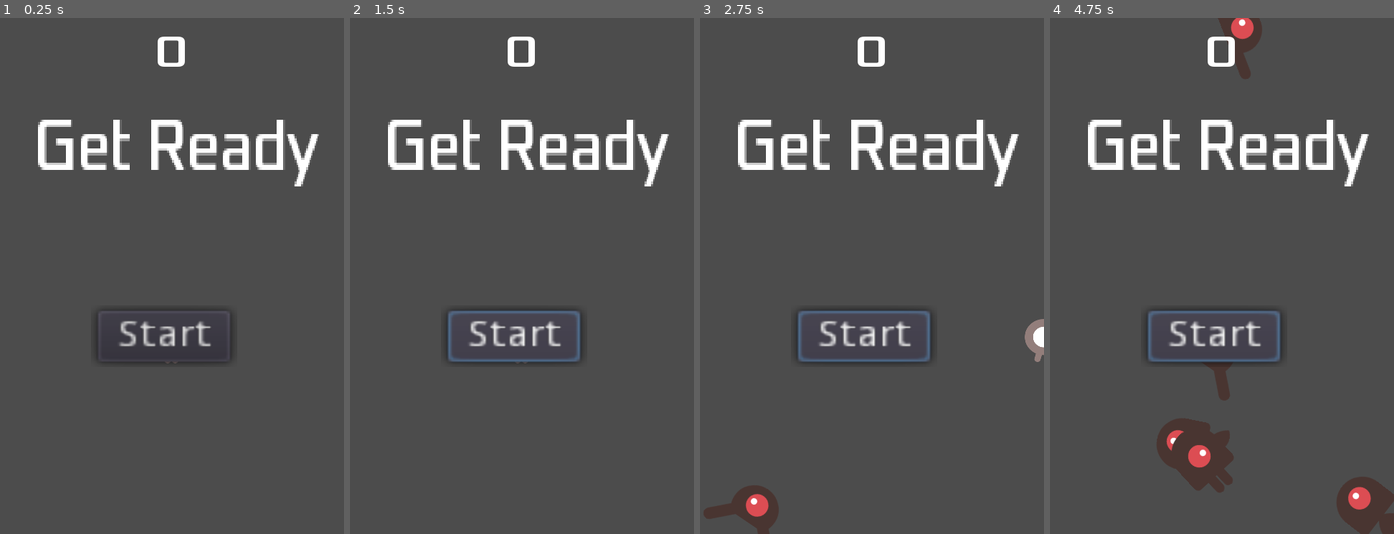
Above: before the commit, frames 1-4 (left to right).
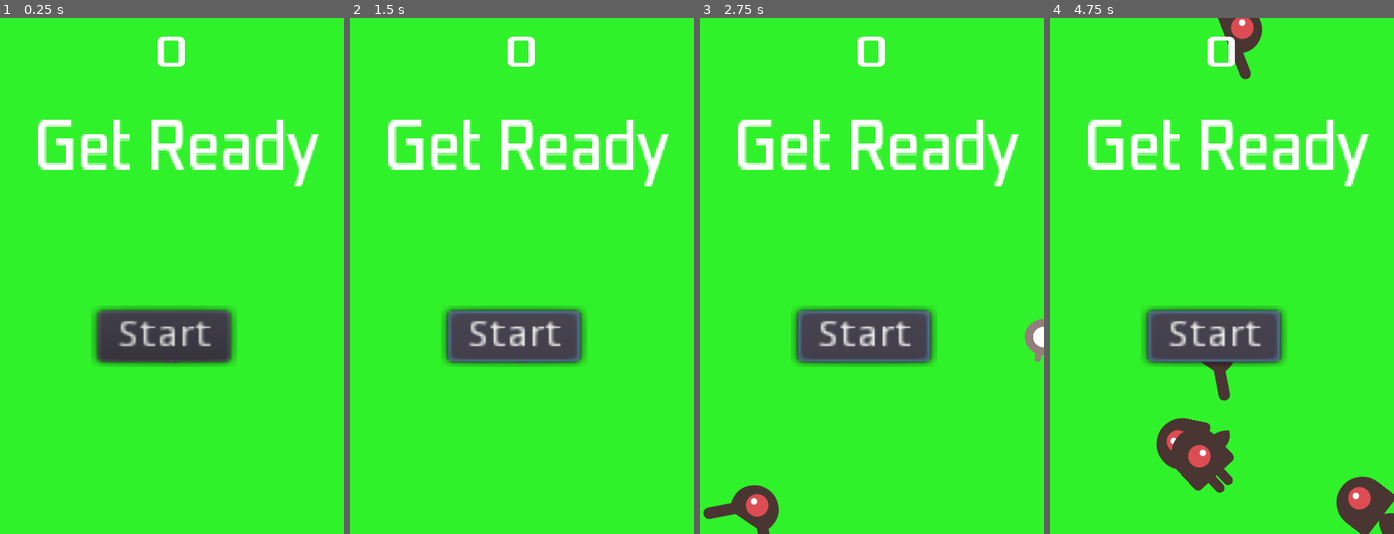
Above: after the commit, the same moments.

Repository: ivanfernandezmo/DodgeTheCreeps
Game: Godot game, scene res://Main.tscn
Same seed, same stepped clock (60 frames per second), same inputs: the game is played once before the commit and once after it.
Inputs:
- Up to frame 1 (0.25 s): no input
- Up to frame 2 (1.5 s): click "Start" at 0.5 s; click "Start" at 1.25 s
- Up to frame 3 (2.75 s): tap Enter at 2 s; hold Right (move_right) from 2.03 s (still down)
- Up to frame 4 (4.75 s): release Right (move_right) at 2.78 s; hold Down (move_down) 2.78-3.53 s; hold Right (move_right) 3.53-4.28 s; hold Up (move_up) from 4.28 s (still down)

The runs differ from the first frame. In frame 1, 93% of the frame differs, in the area x 0-100%, y 0-100%; in frame 2, 93%; in frame 3, 92%; in frame 4, 89%.

Commit message:
canviem el fons

Diff:
--- a/Main.tscn
+++ b/Main.tscn
@@ -13,6 +13,11 @@
 [node name="Main" type="Node"]
 script = ExtResource( 3 )
 mob_scene = ExtResource( 2 )
+
+[node name="ColorRect" type="ColorRect" parent="."]
+anchor_right = 1.0
+anchor_bottom = 1.0
+color = Color( 0.192157, 0.952941, 0.168627, 1 )
 
 [node name="Player" parent="." instance=ExtResource( 1 )]
 
